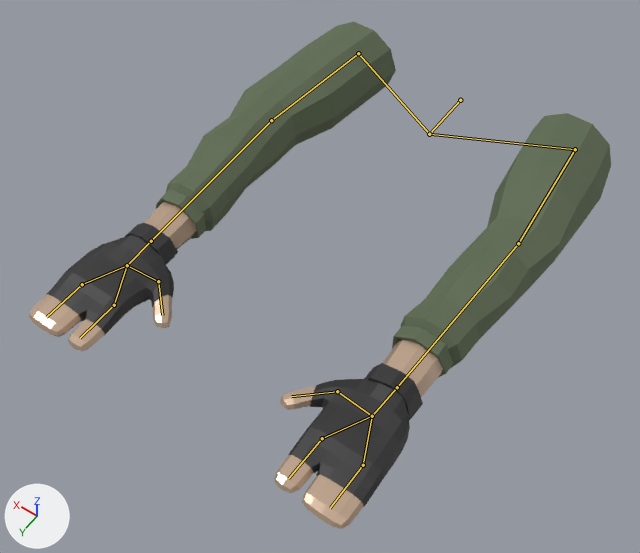
What one commit did to the Blender file Assets/Models/Weapons/EditedModels/POV/BaseRiggedArm/BaseRiggedArm.blend.
Rendered twice from a 50 mm camera at (-0.459, 1.033, 0.955) aimed at (0.026, 0.355, -0.11). The axes (+X, +Y, +Z) are drawn at lower left. The lights are the same throughout. The bones that bend it are drawn over the model as lines.

Names of what the first picture shows: 'ArmModel'.
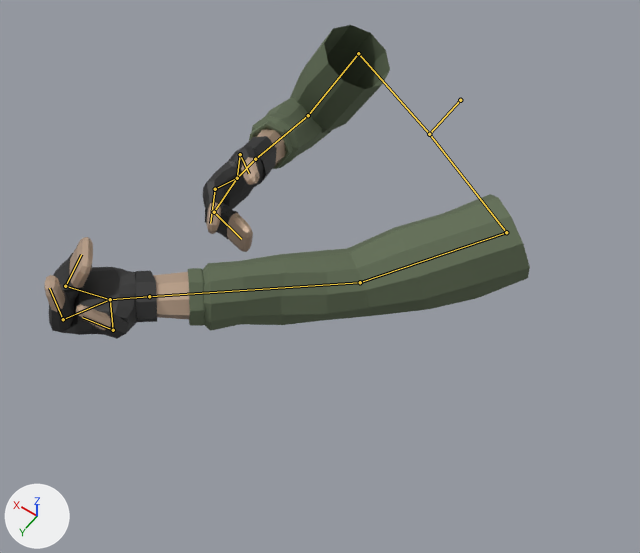
The newer file adds an action. The first version stands in its rest pose; the second is drawn at frame 1 of the action 'pullup_rifle'.

The change in detail:
Bone 'UpperArm.r' (bone_upperarm_r) turns from (0, 0, 0) to (-61, -6, -74) degrees about its own x, y and z.
Bone 'LowerArm.r' (bone_lowerarm_r) turns from (0, 0, 0) to (10, 13, 116) degrees about its own x, y and z.
Bone 'Hand.r' (bone_hand_r) turns from (0, 0, 0) to (8, 3, -27) degrees about its own x, y and z.
Bone 'LowerThumb.r' (bone_lowerthumb_r) turns from (0, 0, 0) to (-46, -17, -1) degrees about its own x, y and z.
Bone 'LowerIndex.r' (bone_lowerindex_r) turns from (0, 0, 0) to (-30, 0, 0) degrees about its own x, y and z.
Bone 'LowerOtherindex.r' (bone_lowerotherindex_r) turns from (0, 0, 0) to (-76, 0, 0) degrees about its own x, y and z.
Bone 'shoulder.l' (bone_shoulder_l) turns from (0, 0, 0) to (0, 0, -56) degrees about its own x, y and z.
Bone 'UpperArm.l' (bone_upperarm_l) turns from (0, 0, 0) to (14, -174, 9) degrees about its own x, y and z.
Bone 'LowerArm.l' (bone_lowerarm_l) turns from (0, 0, 0) to (-21, -2, 9) degrees about its own x, y and z.
Bone 'LowerThumb.l' (bone_lowerthumb_l) turns from (0, 0, 0) to (-50, 9, 16) degrees about its own x, y and z.
Bone 'LowerIndex.l' (bone_lowerindex_l) turns from (0, 0, 0) to (-81, 0, 0) degrees about its own x, y and z.
Bone 'LowerOtherindex.l' (bone_lowerotherindex_l) turns from (0, 0, 0) to (-114, 0, 0) degrees about its own x, y and z.

Changed parts and their boxes (x1, y1, x2, y2) in the pictures (640 x 553 px):
'ArmModel', posed (16% narrower, 38% shorter): before (29, 22, 611, 529); after (44, 25, 530, 339)
bone 'UpperArm.r', root to tip: before (358, 53) to (271, 120); after (358, 53) to (308, 115)
bone 'LowerArm.r', root to tip: before (271, 120) to (151, 241); after (308, 115) to (255, 159)
bone 'Hand.r', root to tip: before (151, 241) to (127, 265); after (255, 159) to (237, 178)
bone 'LowerThumb.r', root to tip: before (158, 281) to (162, 315); after (240, 154) to (249, 173)
bone 'LowerIndex.r', root to tip: before (114, 305) to (80, 338); after (215, 189) to (210, 223)
bone 'LowerOtherindex.r', root to tip: before (82, 284) to (46, 317); after (214, 212) to (241, 239)
bone 'shoulder.l', root to tip: before (429, 134) to (575, 149); after (429, 134) to (506, 232)
bone 'UpperArm.l', root to tip: before (575, 149) to (518, 243); after (506, 232) to (360, 282)
bone 'LowerArm.l', root to tip: before (518, 243) to (397, 387); after (360, 282) to (149, 296)
bone 'LowerThumb.l', root to tip: before (337, 391) to (291, 396); after (113, 330) to (82, 317)
bone 'LowerIndex.l', root to tip: before (322, 438) to (288, 478); after (63, 319) to (49, 288)
bone 'LowerOtherindex.l', root to tip: before (363, 465) to (330, 508); after (65, 286) to (81, 254)
